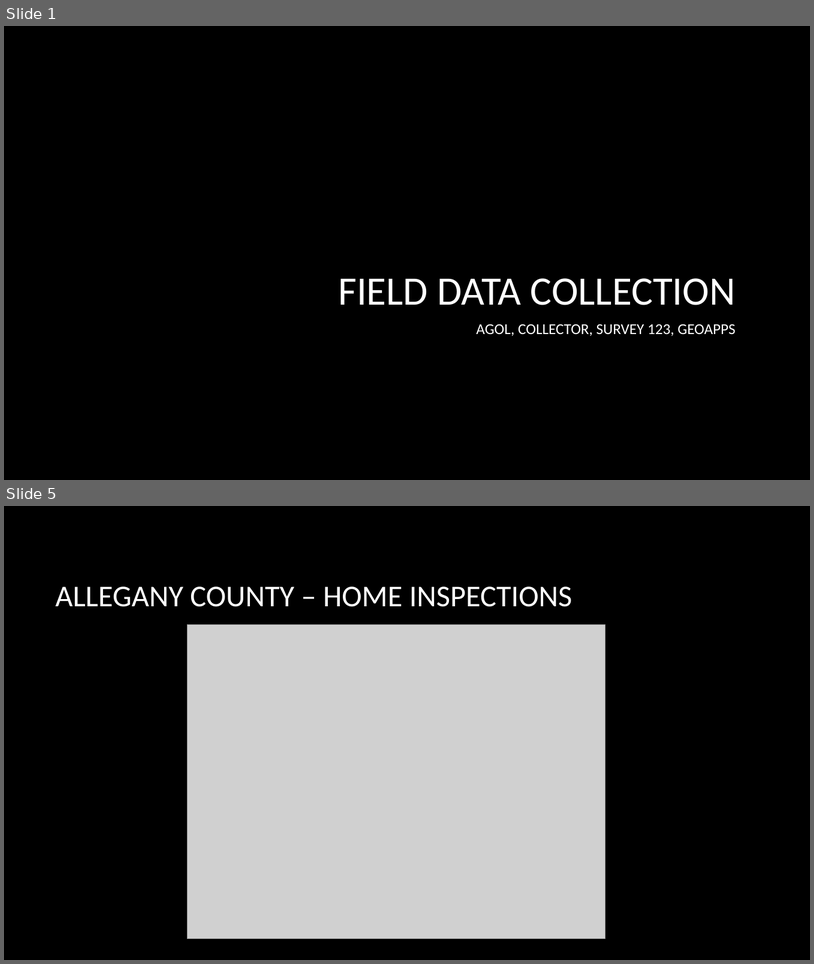
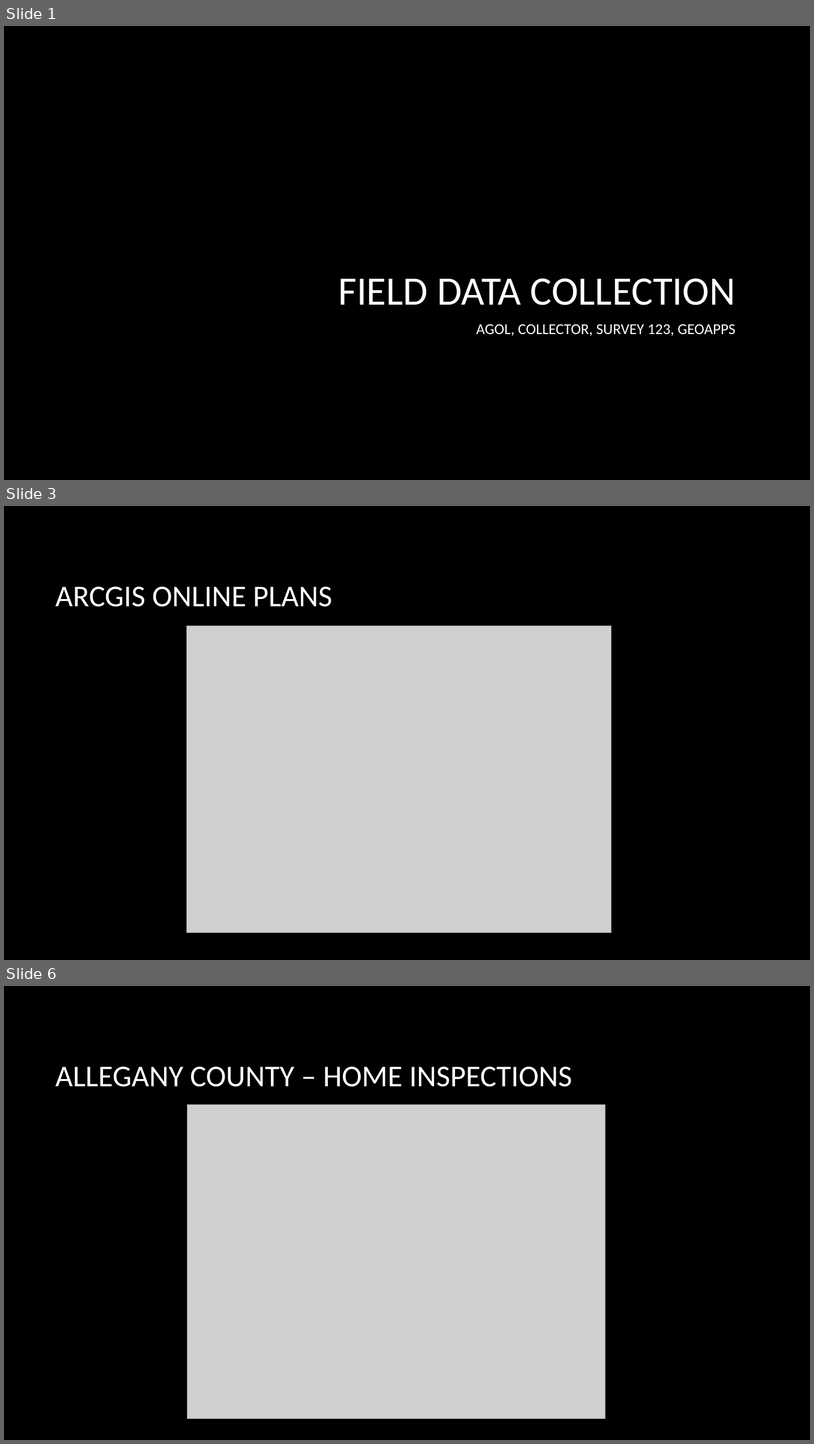
Before and after one commit to jbchurchill/current_presentations, a slide deck: FieldDataCollection.pptx. Shown one above the other, each under a label of ours: slides 1 and 5 before the commit, slides 1, 3 and 6 after it; the slides between them are not shown. The pictures are 814x964 and 814x1444 pixels, drawn with LibreOffice and Linux fonts; fonts in the diff are those of the drawing; grey boxes stand for pictures; background and template pictures are left out. Boxes give left, top, right and bottom in pixels: in the first picture for what was removed or moved away, otherwise in the second. Text is boxed around its words. In the diff, an @@ line names an element or a change of style, - is before the commit and + after.

```diff
--- a/FieldDataCollection.pptx
+++ b/FieldDataCollection.pptx
@@ slide 3 added at <box>4,506,810,960</box>, background picture (left out) @@
@@ title added at <box>56,586,332,607</box>, 36 pt, text #FFFFFF @@
+ARCGIS ONLINE PLANS
@@ picture added at <box>186,626,612,932</box> @@
@@ what was slide 5 is now slide 6 @@
```
Also in this commit, not shown: 1 slide changed, 2 other slides added, 1 slide removed, 6 other files.
